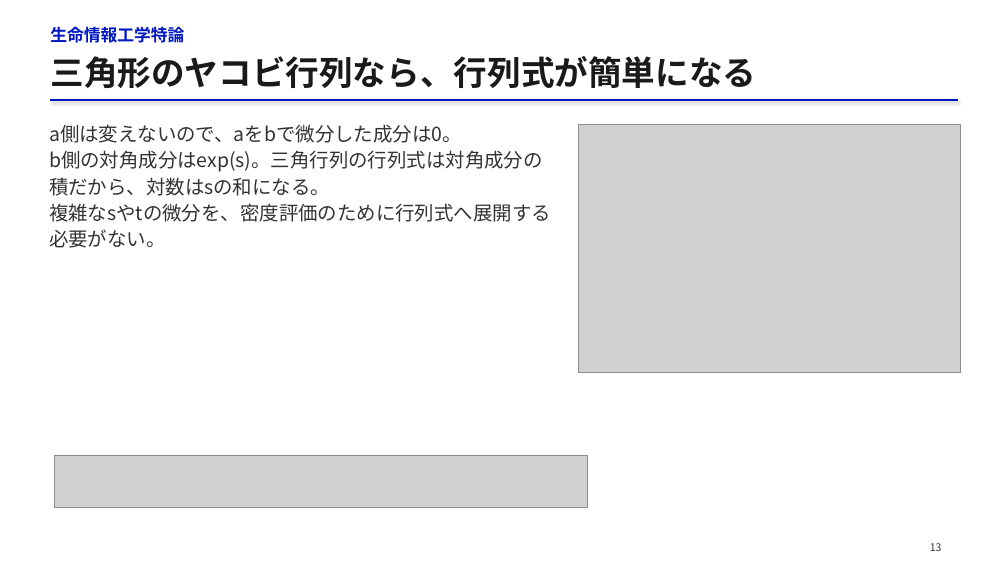
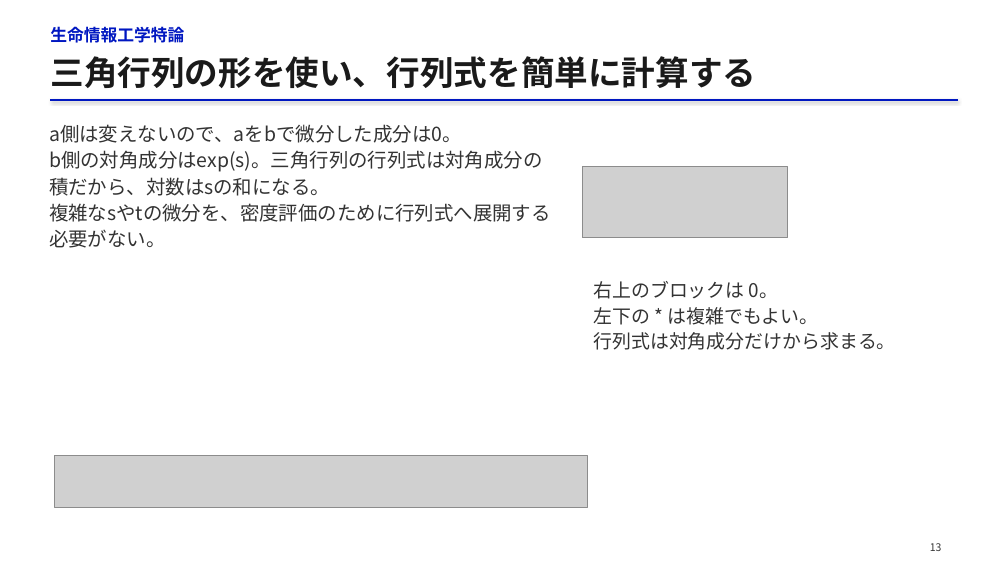
Before and after one commit to matsunagalab/lecture_bioinfo, a slide deck: slide 13 of 13_構造集団を生成するAI/13_構造集団を生成するAI.pptx. Drawn at 1008x567 pixels with LibreOffice and Linux fonts; fonts in the diff are those of the drawing; grey boxes stand for pictures. Boxes give left, top, right and bottom in pixels: in the first picture for what was removed or moved away, otherwise in the second. Text is boxed around its words. In the diff, an @@ line names an element or a change of style, - is before the commit and + after.

Commit message:
第13回の研究図と生成分布の説明を改善

```diff
--- a/13_構造集団を生成するAI/13_構造集団を生成するAI.pptx
+++ b/13_構造集団を生成するAI/13_構造集団を生成するAI.pptx
@@ text at [50,56,756,88]: text changed @@
-三角形のヤコビ行列なら、行列式が簡単になる
+三角行列の形を使い、行列式を簡単に計算する
@@ picture removed at [578,125,960,372] @@
@@ picture added at [582,166,788,238] @@
@@ text added at [593,281,895,350], 18 pt, text #333333 @@
+右上のブロックは 0。
+左下の * は複雑でもよい。
+行列式は対角成分だけから求まる。
```
Also in this commit, not shown: 12 other slides changed, 10 slides added, 10 slides removed, 2 other files.
